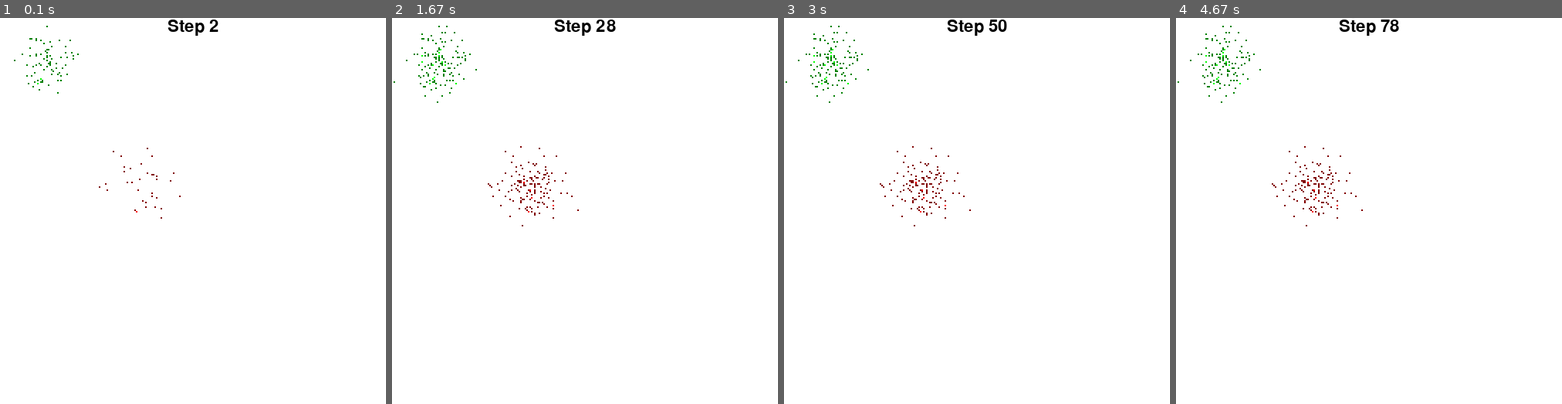
Above: before the commit, frames 1-4 (left to right).
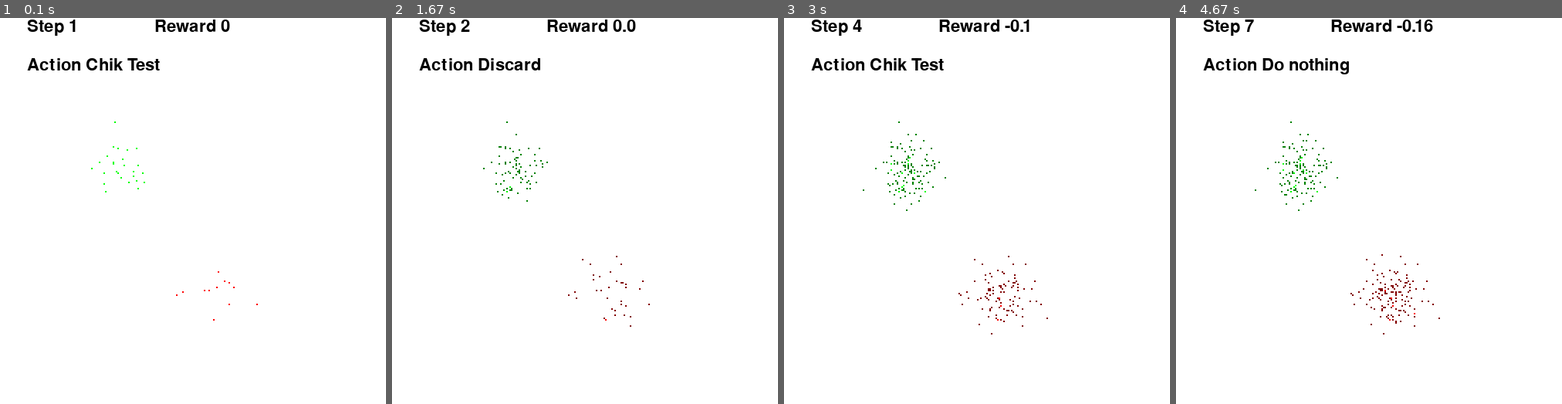
Above: after the commit, the same moments.

Repository: fccoelho/Dengue_Diagnostics
Game: pygame game, started from dengue_envs/envs/dengue_diagnostics.py
Same seed, same stepped clock (60 frames per second), same inputs: the game is played once before the commit and once after it.
Inputs:
- Up to frame 1 (0.1 s): no input
- Up to frame 2 (1.67 s): no input
- Up to frame 3 (3 s): no input
- Up to frame 4 (4.67 s): no input

The runs differ from the first frame. In frame 1, 1.3% of the frame differs, in the area x 3-67%, y 0-79%; in frame 2, 1.7%; in frame 3, 1.9%; in frame 4, 2.1%, in the area x 0-69%, y 0-82%.

Commit message:
Added reward and actions for random agent

Diff:
--- a/dengue_envs/envs/dengue_diagnostics.py
+++ b/dengue_envs/envs/dengue_diagnostics.py
@@ -113,6 +113,9 @@
         self.tcase = []
         self.rewards = []
 
+        # actions history for each amount of observed cases
+        self.action_history = []
+
         # cumulative cases of dengue suspicion
         self.dengue_suspicion = []
         self.chik_suspicion = []
@@ -123,6 +126,7 @@
         assert render_mode is None or render_mode in self.metadata["render_modes"]
         self.render_mode = render_mode
         self.clock = self.metadata['render_fps']
+
         # Initialize rendering
         if self.render_mode is not None:
             self._render_init(mode=self.render_mode)
@@ -185,7 +189,8 @@
             return 0
         errorrate = (len(estimated) - np.sum(estimated == true)) / len(estimated)
         accuracy_reward = 1 if errorrate < 0.15 else 0
-        reward = accuracy_reward - 0.1 * self.costs[action[0][-1]]
+        actions_cost = np.sum([self.costs[a[-1]] for a in action])
+        reward = accuracy_reward - 0.1 * actions_cost
         return reward
 
     def _get_info(self):
@@ -306,7 +311,8 @@
         self.dengue_positive = self.dmap # Array of number of dengue cases per cell
         self.chik_positive = self.cmap # Array of number of chikungunya cases per cell
 
-
+        self.action_history.append(action) # Registering list of actions done for the
+                                           # new observations
 
         # An episode is done if timestep is greter than 120
         terminated = self.t > 120
@@ -338,21 +344,49 @@
         # Clear the screen
         self.screen.fill((255, 255, 255))
 
-        number_font = pygame.font.SysFont(None, 32)
-        number_image = number_font.render(
-            f"Step {self.t}", True, (0, 0, 0), (255, 255, 255)
-        )
-        self.screen.blit(
-            number_image, (int((self.size - number_image.get_width()) / 2), 0)
-        )
-        self.screen.blit(dsurf,(0,0), special_flags=pygame.BLEND_ALPHA_SDL2)
-        self.screen.blit(csurf,(0,0), special_flags=pygame.BLEND_ALPHA_SDL2)
+        # Create legend feature
+
+        def create_legend(feature_name, feature, position, font_size = 32):
+            font = pygame.font.SysFont(None, font_size)
+            image = font.render(
+            f"{feature_name} {feature}", True, (0, 0, 0), (255, 255, 255)
+            )
+            if type(position) != tuple:
+                self.screen.blit(
+                image, (int((self.size)*(position)), 0)
+                )
+            else:
+                blank_background = pygame.Surface((int((self.size)*0.9),
+                                                   int((self.size)*0.05)))
+
+                blank_background.fill((255, 255, 255))
+
+                self.screen.blit(
+                blank_background, (int((self.size)*(position[0])),
+                        int((self.size)*(position[1])))
+                )
+                self.screen.blit(
+                image, (int((self.size)*(position[0])),
+                        int((self.size)*(position[1])))
+                )
+        total_rewards = np.round(np.sum(self.rewards), 2)
+        action_translation = {0: 'Dengue Test', 1:'Chik Test', 2: 'Epi Confirm',
+                              3: 'Do nothing', 4: 'Confirm', 5: 'Discard'}
+        create_legend(feature_name = 'Step', feature = self.t, position = 0.07)
+        create_legend(feature_name = 'Reward', feature = total_rewards, position = 0.4)
+        for a in self.action_history[self.t - 1]:
+            create_legend(feature_name = 'Action', feature = action_translation[a[-1]], position = (0.07, 0.1))
+            self.screen.blit(dsurf,(0,0), special_flags=pygame.BLEND_ALPHA_SDL2)
+            self.screen.blit(csurf,(0,0), special_flags=pygame.BLEND_ALPHA_SDL2)
+            pygame.display.update()
+            pygame.time.wait(300)
         pygame.display.update()  # Update the display
 
 if __name__ == "__main__":
     # Test the environment
     total_time = 120
-    env = DengueDiagnosticsEnv(epilength=total_time, size=500, render_mode="human")
+    env = DengueDiagnosticsEnv(epilength=total_time, size=500, render_mode="human",
+                               dengue_center=(80, 100), chik_center=(140, 180),)
     obs = env.reset()
 
     for t in range(total_time):
